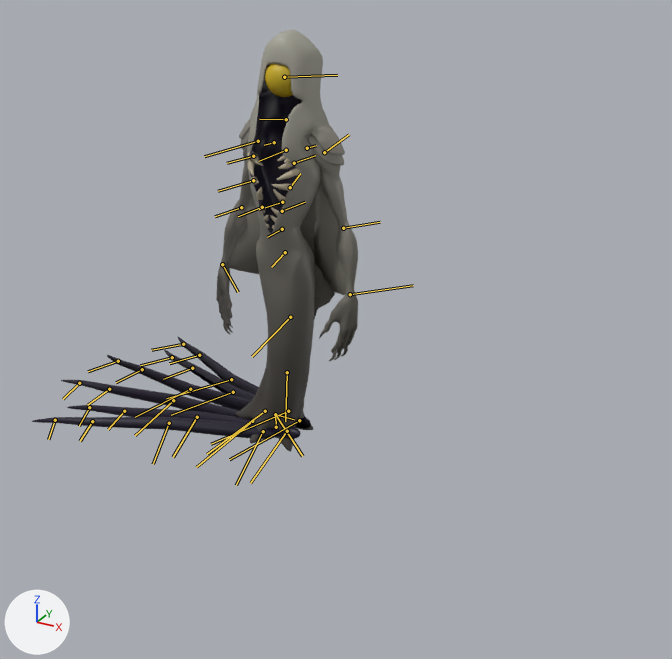
What one commit did to the FBX model The Demon King/Assets/Art/PlayerCharacter/Animations/RayDemon/A_RayDemon_WalkW.fbx.
One viewpoint serves both versions: a camera (50 mm lens) standing at (2.32, -3.57, 2.42) and looking at (0.48, -0.23, 0.74). The axes (+X, +Y, +Z) are drawn at lower left. The lights are the same throughout. Both versions are drawn at frame 21 of the action 'Take 001'; the numbers are the values there. The bones that bend it are drawn over the model as lines.

Names of what the first picture shows: 'Ray_Arms', 'Ray_Body', 'Ray_Cape', 'Ray_Eye', 'Ray_Legs'.
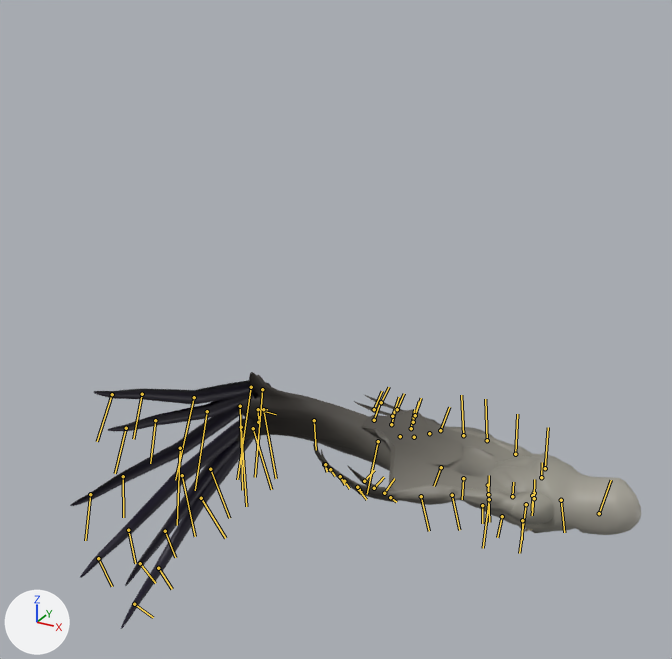
Commit message: Ray Demon Animations Reimport

Pixel boxes (x1, y1, x2, y2) of what changed, in the pictures (672 x 659 px):
'Ray_Body', posed (327% wider, 61% shorter): before (235, 30, 329, 452); after (236, 372, 641, 535)
'Ray_Legs', posed (28% narrower, 143% taller): before (32, 337, 311, 439); after (70, 380, 271, 629)
'Ray_Cape', posed: before (228, 183, 346, 319); after (361, 409, 522, 496)
'Ray_Arms', posed (73% wider, 46% shorter): before (216, 119, 358, 361); after (313, 394, 560, 524)
'Ray_Eye', posed (not visible afterwards): before (265, 64, 293, 97)
'Ray_Teeth', now drawn: after (519, 526, 533, 532)
bone 'RayBind_Root_NUB', root to tip: before (276, 427) to (275, 414); after (258, 422) to (258, 409)
bone 'RayBind_spine1_JNT', root to tip: before (275, 414) to (302, 456); after (258, 409) to (267, 409)
bone 'RayBind_tendrilFront1_R_JNT', root to tip: before (287, 431) to (250, 483); after (263, 409) to (276, 478)
bone 'RayBind_tendrilMid1_R_JNT', root to tip: before (263, 431) to (236, 485); after (253, 428) to (271, 489)
bone 'RayBind_tendrilBack1_R_JNT', root to tip: before (252, 421) to (196, 467); after (241, 427) to (246, 506)
bone 'RayBind_tendrilFront1_L_JNT', root to tip: before (299, 420) to (229, 459); after (262, 389) to (255, 477)
bone 'RayBind_tendrilMid1_L_JNT', root to tip: before (288, 411) to (211, 444); after (251, 387) to (237, 479)
bone 'RayBind_tendrilBack1_L_JNT', root to tip: before (265, 411) to (207, 454); after (240, 406) to (242, 490)

The change in detail:
Bone 'RayBind_Root_NUB' (bone_raybind_root_nub) moves from (0.0, 0.0, 0.0) to (-10.9, 0.0, 0.0).
Bone 'RayBind_spine1_JNT' (bone_raybind_spine1_jnt) turns from (-29, 7, 19) to (59, -19, 97) degrees about its own x, y and z.
Bone 'RayBind_tendrilFront1_R_JNT' (bone_raybind_tendrilfront1_r_jnt) moves from (0.0, 0.0, 0.0) to (-20.9, 7.3, -2.3).
Bone 'RayBind_tendrilFront1_R_JNT' (bone_raybind_tendrilfront1_r_jnt) turns from (0, 0, -138) to (-90, 12, -60) degrees about its own x, y and z.
Bone 'RayBind_tendrilMid1_R_JNT' (bone_raybind_tendrilmid1_r_jnt) moves from (0.0, 0.0, 0.0) to (-12.3, -3.8, -8.4).
Bone 'RayBind_tendrilMid1_R_JNT' (bone_raybind_tendrilmid1_r_jnt) turns from (0, 0, -71) to (-90, 19, 0) degrees about its own x, y and z.
Bone 'RayBind_tendrilBack1_R_JNT' (bone_raybind_tendrilback1_r_jnt) moves from (0.0, 0.0, 0.0) to (-3.6, 7.3, -2.3).
Bone 'RayBind_tendrilBack1_R_JNT' (bone_raybind_tendrilback1_r_jnt) turns from (0, 0, -28) to (-90, 2, 60) degrees about its own x, y and z.
Bone 'RayBind_tendrilFront1_L_JNT' (bone_raybind_tendrilfront1_l_jnt) moves from (0.0, 0.0, 0.0) to (10.3, 11.1, -10.0).
Bone 'RayBind_tendrilFront1_L_JNT' (bone_raybind_tendrilfront1_l_jnt) turns from (0, 0, -138) to (90, -12, 120) degrees about its own x, y and z.
Bone 'RayBind_tendrilMid1_L_JNT' (bone_raybind_tendrilmid1_l_jnt) moves from (0.0, 0.0, 0.0) to (12.3, 3.8, -16.1).
Bone 'RayBind_tendrilMid1_L_JNT' (bone_raybind_tendrilmid1_l_jnt) turns from (0, 0, -71) to (-90, -161, 0) degrees about its own x, y and z.
Bone 'RayBind_tendrilBack1_L_JNT' (bone_raybind_tendrilback1_l_jnt) moves from (0.0, 0.0, 0.0) to (14.3, 11.1, -10.0).
Bone 'RayBind_tendrilBack1_L_JNT' (bone_raybind_tendrilback1_l_jnt) turns from (0, 0, -28) to (90, -2, -120) degrees about its own x, y and z.
